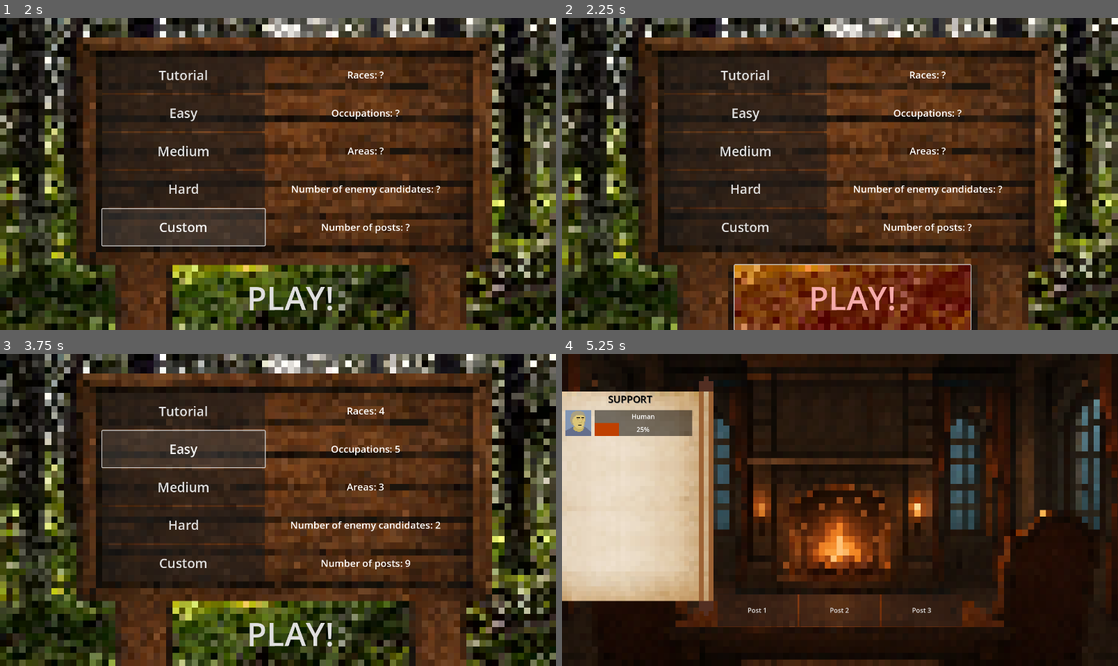
Above: before the commit, frames 1-4 (two rows, left to right).
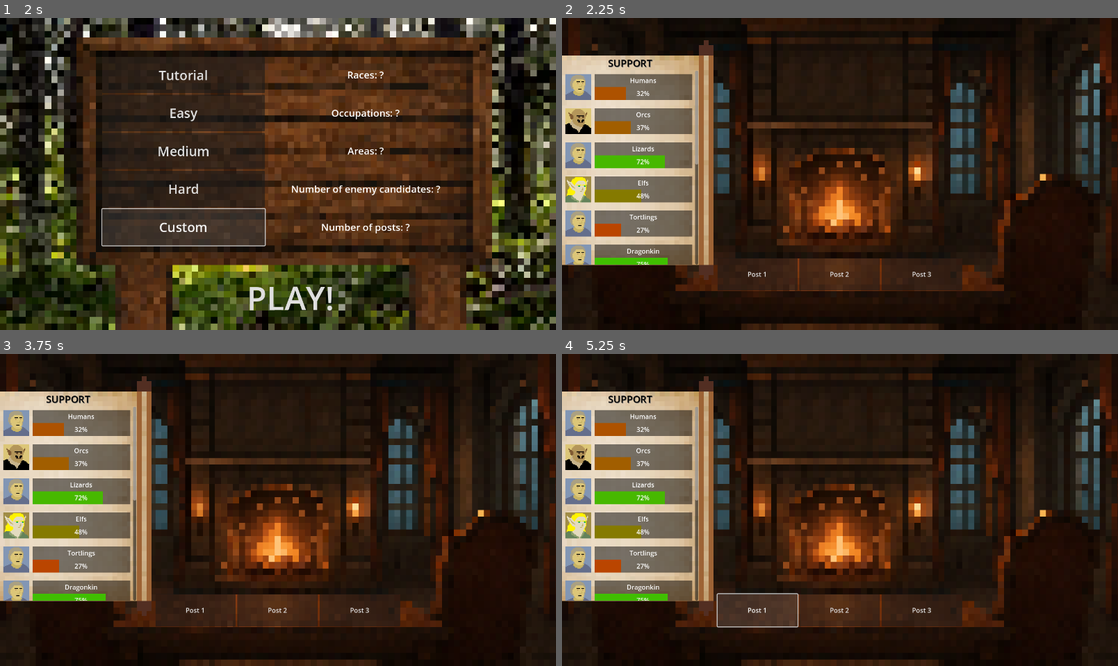
Above: after the commit, the same moments.

Repository: KonradKamilChwalowski/crowd-control-prot-1
Game: Godot game, scene res://Stages/MenuStage/menu_stage.tscn
The game is run twice, just before and just after one commit, with the same random seed, the same clock (stepped at 60 frames per second) and the same inputs.
Inputs (mouse positions are in pixels of both pictures, inside the frame that each line leads up to):
- Up to frame 1 (2 s): click "Play" at 0.5 s; click "Custom" at 1.25 s
- Up to frame 2 (2.25 s): click "PLAY!" at 2 s
- Up to frame 3 (3.75 s): click (289, 634) at 2.75 s, where only the run before the commit has a clickable "PLAY!"; click (183, 447) at 3.5 s, where only the run before the commit has a clickable "Easy"
- Up to frame 4 (5.25 s): click (745, 447) at 4.25 s, where only the run before the commit has a clickable "Easy"; click (756, 609) at 5 s, where only the run after the commit has a clickable "Post 1"

Frame 1 is identical in both runs. In frame 2, 75% of the frame differs, in the area x 0-100%, y 0-100%; in frame 3, 75%; in frame 4, 9.4%.

Commit message:
Add working support_bars with changable icons

Diff:
--- a/Entities/race_support_bar/race_support_bar.gd
+++ b/Entities/support_bar/support_bar.gd
@@ -3,14 +3,24 @@
 @onready var icon: TextureRect = $Icon
 @onready var background_bar: ColorRect = $BackgroundBar
 @onready var support_bar: ColorRect = $SupportBar
-@onready var name_label: Label = $RaceNameLabel
+@onready var name_label: Label = $NameLabel
 @onready var bar_label: Label = $PercentSupportLabel
 
 func _ready() -> void:
-	update_support(0.25)
+	update_support((randi() % 100) * 0.01)
 
-func name_race(name_text: String) -> void:
-	name_label.text = name_text.capitalize()
+func name_bar(name_text: String) -> void:
+	name_label.text = name_text
+
+func change_icon(icon_id: int) -> void:
+	if icon_id == 0:
+		icon.texture = load("res://Entities/support_bar/Human.png")
+	if icon_id == 1:
+		icon.texture = load("res://Entities/support_bar/Elf.png")
+	if icon_id == 2:
+		icon.texture = load("res://Entities/support_bar/Dwarf.png")
+	if icon_id == 3:
+		icon.texture = load("res://Entities/support_bar/Orc.png")
 
 func update_support(support_percent: float) -> void: # argument in [0; 1]
 	if support_percent < 0.0:
--- a/Entities/race_support_bar/race_support_bar.tscn
+++ b/Entities/support_bar/support_bar.tscn
@@ -1,15 +1,15 @@
 [gd_scene load_steps=3 format=3 uid="uid://p1eyxhwyo30f"]
 
-[ext_resource type="Texture2D" uid="uid://2dcbairm7i1h" path="res://Entities/race_support_bar/Entity 1.png" id="1_1t5u3"]
-[ext_resource type="Script" uid="uid://cvjohre7na8fr" path="res://Entities/race_support_bar/race_support_bar.gd" id="1_drxpd"]
+[ext_resource type="Texture2D" uid="uid://2dcbairm7i1h" path="res://Entities/support_bar/Human.png" id="1_1t5u3"]
+[ext_resource type="Script" uid="uid://cvjohre7na8fr" path="res://Entities/support_bar/support_bar.gd" id="1_drxpd"]
 
-[node name="RaceSupportBar" type="Control"]
-custom_minimum_size = Vector2(40, 40)
+[node name="SupportBar" type="Control"]
+custom_minimum_size = Vector2(328, 80)
 layout_mode = 3
 anchors_preset = 15
 anchor_right = 1.0
 anchor_bottom = 1.0
-offset_right = -1046.0
+offset_right = -1038.0
 offset_bottom = -688.0
 grow_horizontal = 2
 grow_vertical = 2
@@ -41,7 +41,7 @@
 scale = Vector2(0.5, 1)
 color = Color(0, 0.627451, 0, 1)
 
-[node name="RaceNameLabel" type="Label" parent="."]
+[node name="NameLabel" type="Label" parent="."]
 layout_mode = 0
 offset_left = 80.0
 offset_top = 8.0
--- a/Stages/GamePresettingsStage/game_presettings_stage.gd
+++ b/Stages/GamePresettingsStage/game_presettings_stage.gd
@@ -50,6 +50,5 @@
 
 
 func _on_custom_button_pressed() -> void:
-	pass
-	#game_manager.difficulty_index = 4
-	#is_difficulty_choosen = true
+	game_manager.difficulty_index = 4
+	is_difficulty_choosen = true
--- a/Stages/GameStage/game_stage.gd
+++ b/Stages/GameStage/game_stage.gd
@@ -1,12 +1,16 @@
 extends Node2D
 
 @onready var population_manager: Node2D = $PopulationManager
+@onready var races_container: VBoxContainer = $Background/SupportTable/ScrollContainer/RacesContainer
+@onready var support_bar := load("res://Entities/support_bar/support_bar.tscn")
 
-# Called when the node enters the scene tree for the first time.
 func _ready() -> void:
-	pass
-	#print(game_manager.difficulty_settings[game_manager.difficulty_index])
-	#print(population_manager.population[i])
+	# Set support bars
+	for race_counter in game_manager.difficulty_settings[game_manager.difficulty_index][0]:
+		var t_bar = support_bar.instantiate()
+		races_container.add_child(t_bar)
+		t_bar.name_bar(population_manager.groups["RG"][race_counter]["name_eng"])
+		t_bar.change_icon(population_manager.groups["RG"][race_counter]["id"])
 
 func prepare_session() -> void:
 	pass
--- a/Stages/GameStage/game_stage.tscn
+++ b/Stages/GameStage/game_stage.tscn
@@ -1,10 +1,9 @@
-[gd_scene load_steps=6 format=3 uid="uid://5cr86765w11w"]
+[gd_scene load_steps=5 format=3 uid="uid://5cr86765w11w"]
 
 [ext_resource type="Texture2D" uid="uid://dhq4jmn56dxfq" path="res://Stages/GameStage/game_stage_background.png" id="1_fmqpx"]
 [ext_resource type="Script" uid="uid://sg5pu8j6khsx" path="res://Stages/GameStage/game_stage.gd" id="1_ggcax"]
 [ext_resource type="PackedScene" uid="uid://d317u2y08x6t6" path="res://Utilities/Population/population_manager.tscn" id="2_5w2tj"]
 [ext_resource type="Texture2D" uid="uid://cjbdqkvg8hfkq" path="res://Stages/GameStage/one_sided_scroll.png" id="2_j7o1g"]
-[ext_resource type="PackedScene" uid="uid://p1eyxhwyo30f" path="res://Entities/race_support_bar/race_support_bar.tscn" id="3_4ae5c"]
 
 [node name="GameStage" type="Node2D"]
 script = ExtResource("1_ggcax")
@@ -62,11 +61,13 @@
 vertical_alignment = 1
 uppercase = true
 
-[node name="VBoxContainer" type="ScrollContainer" parent="Background/SupportTable"]
+[node name="ScrollContainer" type="ScrollContainer" parent="Background/SupportTable"]
+custom_minimum_size = Vector2(335, 477)
 layout_mode = 0
 offset_top = 100.0
 offset_right = 335.0
 offset_bottom = 577.0
 
-[node name="RaceSupportBar" parent="Background/SupportTable/VBoxContainer" instance=ExtResource("3_4ae5c")]
+[node name="RacesContainer" type="VBoxContainer" parent="Background/SupportTable/ScrollContainer"]
+custom_minimum_size = Vector2(335, 477)
 layout_mode = 2
--- a/Utilities/GameManager/game_manager.gd
+++ b/Utilities/GameManager/game_manager.gd
@@ -5,7 +5,8 @@
 	[3, 3, 1, 1, 6],
 	[4, 5, 3, 2, 9],
 	[4, 6, 4, 3, 12],
-	[6, 8, 6, 4, 15]]
+	[6, 8, 6, 4, 15],
+	[12, 13, 14, 4, 15]]
 
 func _ready() -> void:
 	pass
Binary file added: Entities/support_bar/Dwarf.png
Not shown, added: Entities/support_bar/Dwarf.png.import
Binary file added: Entities/support_bar/Elf.png
Not shown, added: Entities/support_bar/Elf.png.import
Renamed: Entities/race_support_bar/Entity 1.png -> Entities/support_bar/Human.png
Not shown, changed: Entities/support_bar/Human.png.import
Binary file added: Entities/support_bar/Orc.png
Not shown, added: Entities/support_bar/Orc.png.import
Renamed: Entities/race_support_bar/race_support_bar.gd.uid -> Entities/support_bar/support_bar.gd.uid
